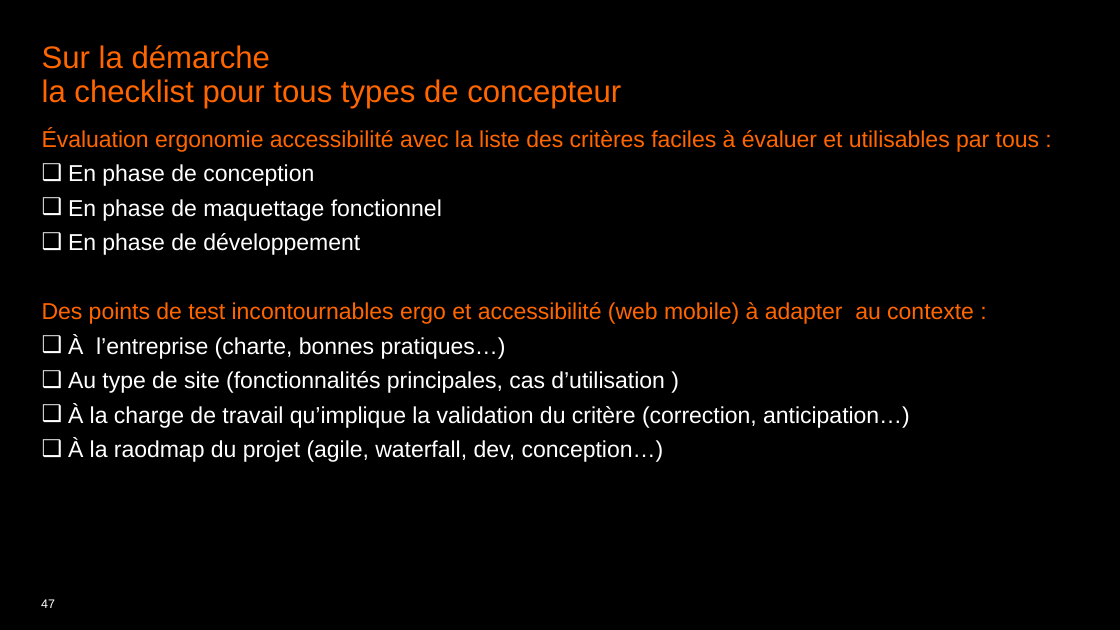
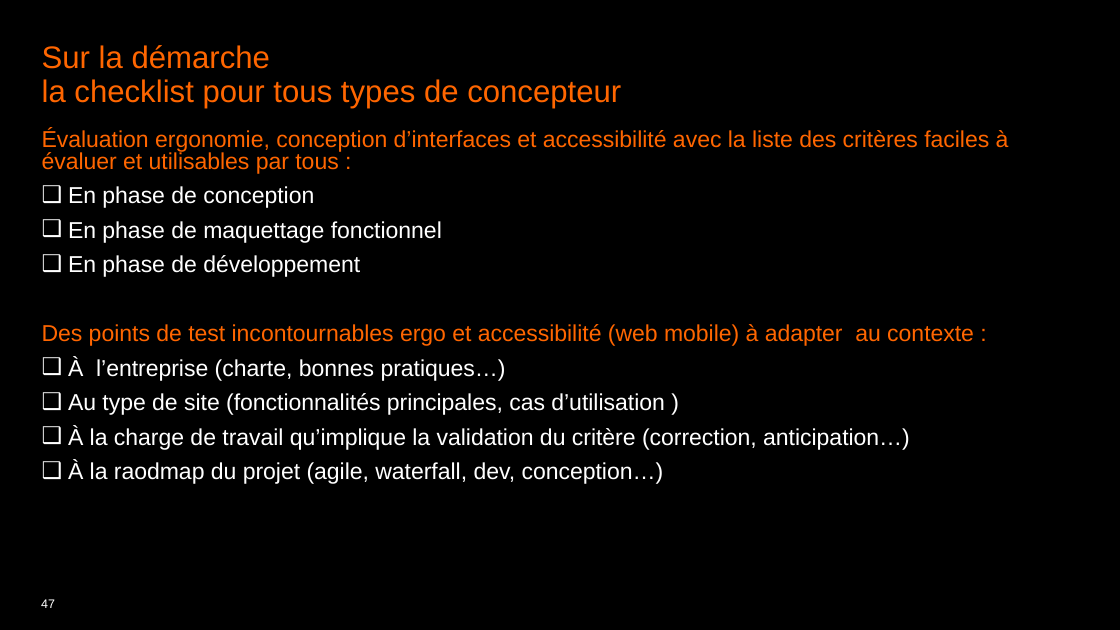
Before and after one commit to Aniort/M2Ergo_2018, a slide deck: slide 47 of Master-Ergo a11y VF.ppt. Drawn at 1120x630 pixels with LibreOffice and Linux fonts; fonts in the diff are those of the drawing. Boxes give left, top, right and bottom in pixels: in the first picture for what was removed or moved away, otherwise in the second. Text is boxed around its words. In the diff, an @@ line names an element or a change of style, - is before the commit and + after.

```diff
--- a/Master-Ergo a11y VF.ppt
+++ b/Master-Ergo a11y VF.ppt
@@ text at (x1=42, y1=128, x2=1009, y2=174): text changed @@
-Évaluation ergonomie accessibilité avec la liste des critères faciles à évaluer et utilisables par tous :
+Évaluation ergonomie, conception d’interfaces et accessibilité avec la liste des critères faciles à évaluer et utilisables par tous :
```
Also in this commit, not shown: 1 other slide changed.
